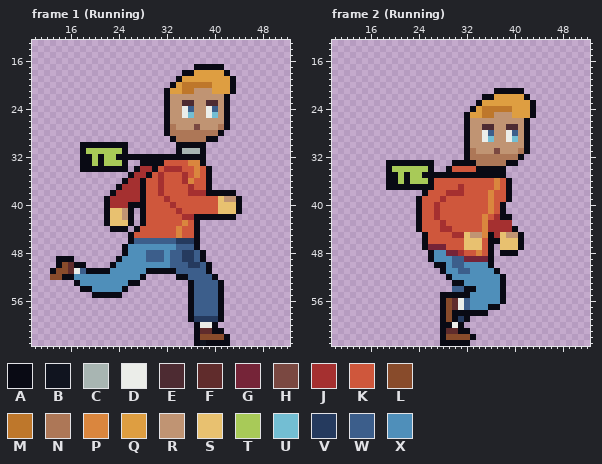
Two versions of one pixel-art file, assets/tdcgjenger.aseprite. That is the earlier state.
64x64 pixels, 17 frames. Shown: frame 1 (Running): x 10..52, y 13..63; frame 2 (Running): x 10..52, y 13..63. The commit also changed other frames, which this record leaves out.
Visible layers, top first: "Smykke", "Front arm", "Head", "Chest", "Back arm", "Front foot", "Back foot".
Palette (. is transparent): A #090a14  B #10141f  C #a8b5b2  D #ebede9  E #4d2b32  F #602c2c  G #752438  H #7a4841  J #a53030  K #cf573c  L #884b2b  M #be772b  N #ad7757  P #da863e  Q #de9e41  R #c09473  S #e8c170  T #a8ca58  U #73bed3  V #253a5e  W #3c5e8b  X #4f8fba
Pixels before, frame 1 (Running), first column x 13:
17 ........................AAAAA...
18 ......................AAQQQQQA..
19 .....................AQQQQQQQQA.
20 ....................AQMMMMMQQQA.
21 ...................AQQMMRRRQQQA.
22 ...................ARRRRRRRRRA..
23 ...................ARREERREERA..
24 ...................ARRDWRRDWRA..
25 ...................ARRDURRDURA..
26 ...................ARRRRRRRRRA..
27 ...................ANRRRHRRRNA..
28 ...................ANNNNNNNNA...
29 ....................ANNNNNAA....
30 .....AAAAAAAA........AAAAA......
31 .....ATTTTTTA........ACCCA......
32 .....AATATTAAAAAAAAAAAAAAA......
33 .....AATATTTA..AAAAKKKKPPA......
34 .....AAAAAAAA.AJJAKJJJKKPKA.....
35 .............AJJAKJKKKJKPKA.....
36 ............AJJAKKJKKKJPKKA.....
37 ...........AJJJAKKJKKKKJKKA.....
38 ..........AJJJJAKKJKKKKJJJAAAAA.
39 .........AJJJJJAKKKJKKKKKKKKSRRA
40 .........AJJJAAAKKKKJKKKKKKKSSSA
41 .........ASSRA.AKKKKKJKKKKKKSSSA
42 .........ASSRA.AKKKKKKJJAAAAAAA.
43 .........ASSSA.AKKKKKKPKA.......
44 ..........AAA.AKKKKKKPKKA.......
45 .............AKKKKKKKPKKA.......
46 .............AWWWWWWWVVVA.......
47 ............AXXXXXXXXWWWA.......
48 ............AXXXWWWXWWVVWA......
49 .AAA.......AXXXXWWWXWWVVWA......
50 .ALFAA....AXXXXXXXXXWWWVVWA.....
51 ALLFDWAAAAXXXXXXAAAAAWWWWWA.....
52 LLAAXXXXXXXXXXXA.....AAWWWWA....
53 ....AXXXXXXXXAA........AWWWWA...
54 .....AAXXXXXA..........AWWWWA...
55 .......AAAAA...........AWWWWA...
56 .......................AWWWWA...
57 .......................AWWWWA...
58 .......................AWWWWA...
59 .......................AVVVVA...
60 ........................ADDA....
61 ........................AFFAA...
62 ........................ALLLLA..
63 ........................ABAAAA..
Pixels before, frame 2 (Running), first column x 19:
21 ..................AAAAA..
22 ................AAQQQQQA.
23 ...............AQQQQQQQQA
24 ..............AQMMMMMQQQA
25 .............AQQMMRRRQQQA
26 .............ARRRRRRRRRA.
27 .............ARREERREERA.
28 .............ARRDWRRDWRA.
29 .............ARRDURRDURA.
30 .............ARRRRRRRRRA.
31 .............ANRRRHRRRNA.
32 .............ANNNNNNNNA..
33 AAAAAAAA...AAAANNNNNAA...
34 ATTTTTTA..AKKKKAAAAA.....
35 AATATTAAAAAAAAAAAAAA.....
36 AATATTTAKKKKKKKKKKPKA....
37 AAAAAAAAKKKKJKKKKKPKA....
38 ......AKKKJJJKKKKPKKA....
39 .....AKKKJKKKKKKKPKKA....
40 .....AKKJKKKKKKKKPKA.....
41 .....AKKJKKKKKKKKPKA.....
42 .....AKKJKKKKKKKPKJAA....
43 .....AKKKJKKKKKKPJJJJ....
44 .....AKKKJJKKKKKPJJJJA...
45 ......AKKKKJJSRRPAJSRRA..
46 ......AKKKKKKSSSKAASSSA..
47 ......AGGGKKKSSSKA.SSSA..
48 .......AXXGGJKKPKA.AAA...
49 .......AXXXWWGGGGA.......
50 ........AAXWWXXXXA.......
51 .........AXXWWXXXXA......
52 ..........AXXXXXXXXA.....
53 ...........AAXXXXXXA.....
54 ...........WWAAXXXXA.....
55 .........AAAAAXXXXXA.....
56 .........ALFDWXXXXXA.....
57 .........ALFDWXXXAA......
58 .........ALAAAAAA........
59 .........ALAVA...........
60 .........AADA............
61 .........AFFAA...........
62 .........ALLLLA..........
63 .........AAAAA...........
The same view after the edit:
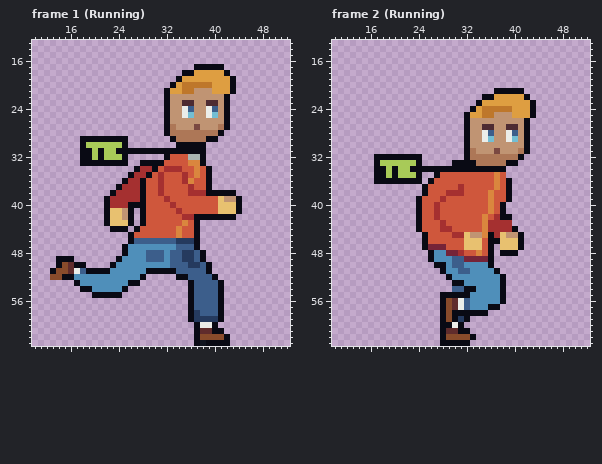
Log entry: jetpack and simple idle animation
The exact change:
{"where": "frame 1 (Running), layers \"TDC Smykke\", \"Front foot\""}
{"frame":1,"y":29,"x":18,"old":"........","new":"AAAAAAAA"}
{"frame":1,"y":30,"x":19,"old":"AAAAAA","new":"TTTTTT"}
{"frame":1,"y":31,"x":19,"old":"T","new":"A"}
{"frame":1,"y":31,"x":21,"old":"T","new":"A"}
{"frame":1,"y":31,"x":24,"old":"T","new":"A"}
{"frame":1,"y":31,"x":26,"old":"........","new":"AAAAAAAA"}
{"frame":1,"y":31,"x":35,"old":"CCC","new":"AAA"}
{"frame":1,"y":32,"x":24,"old":"A","new":"T"}
{"frame":1,"y":32,"x":26,"old":"AAAAAA","new":"......"}
{"frame":1,"y":32,"x":33,"old":"AAAAA","new":"KKKCC"}
{"frame":1,"y":33,"x":20,"old":"T","new":"A"}
{"frame":1,"y":33,"x":22,"old":"TTT","new":"AAA"}
{"frame":1,"y":34,"x":18,"old":"AAAAAAAA","new":"........"}
{"frame":1,"y":58,"x":37,"old":"W","new":"V"}
{"where": "frame 2 (Running), layer \"TDC Smykke\""}
{"frame":2,"y":32,"x":17,"old":"........","new":"AAAAAAAA"}
{"frame":2,"y":33,"x":17,"old":"..AAAAA","new":"ATTTTTT"}
{"frame":2,"y":33,"x":25,"old":"AA","new":".."}
{"frame":2,"y":34,"x":17,"old":"..AT","new":"AATA"}
{"frame":2,"y":34,"x":23,"old":"TTT","new":"AAA"}
{"frame":2,"y":34,"x":27,"old":"..","new":"AA"}
{"frame":2,"y":34,"x":30,"old":"KKKK","new":"AAAA"}
{"frame":2,"y":35,"x":17,"old":"..A","new":"AAT"}
{"frame":2,"y":35,"x":22,"old":"A","new":"T"}
{"frame":2,"y":35,"x":24,"old":"TAA","new":"A.."}
{"frame":2,"y":35,"x":28,"old":"AAAAAAAAAAA","new":"KKKKKKKKKPK"}
{"frame":2,"y":36,"x":17,"old":"..","new":"AA"}
{"frame":2,"y":36,"x":21,"old":"T","new":"A"}
{"frame":2,"y":36,"x":23,"old":"TTT","new":"AA."}
{"frame":2,"y":37,"x":19,"old":"AAAAAA","new":"......"}
{"frame":2,"y":37,"x":26,"old":"A","new":"K"}
